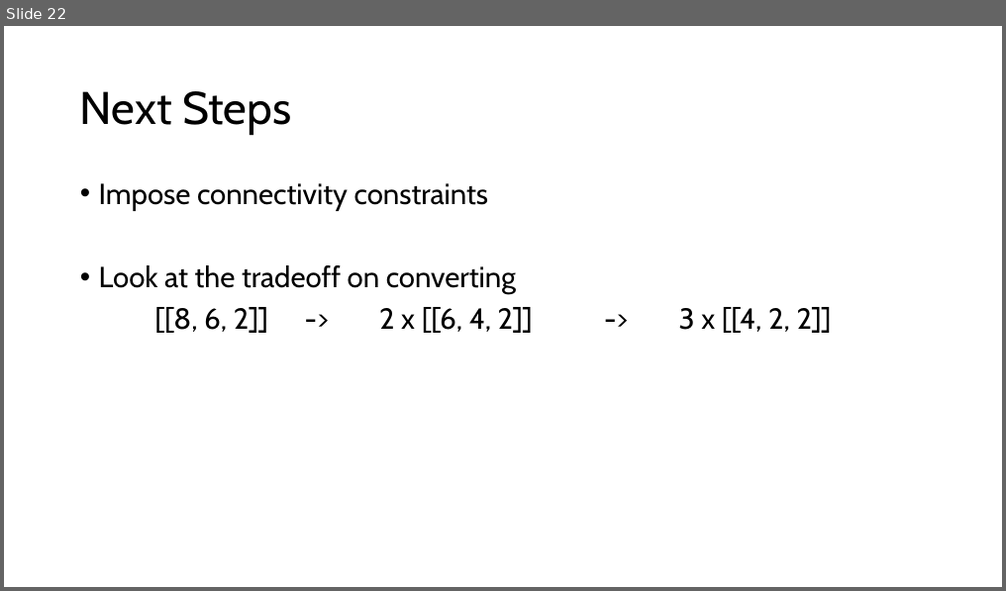
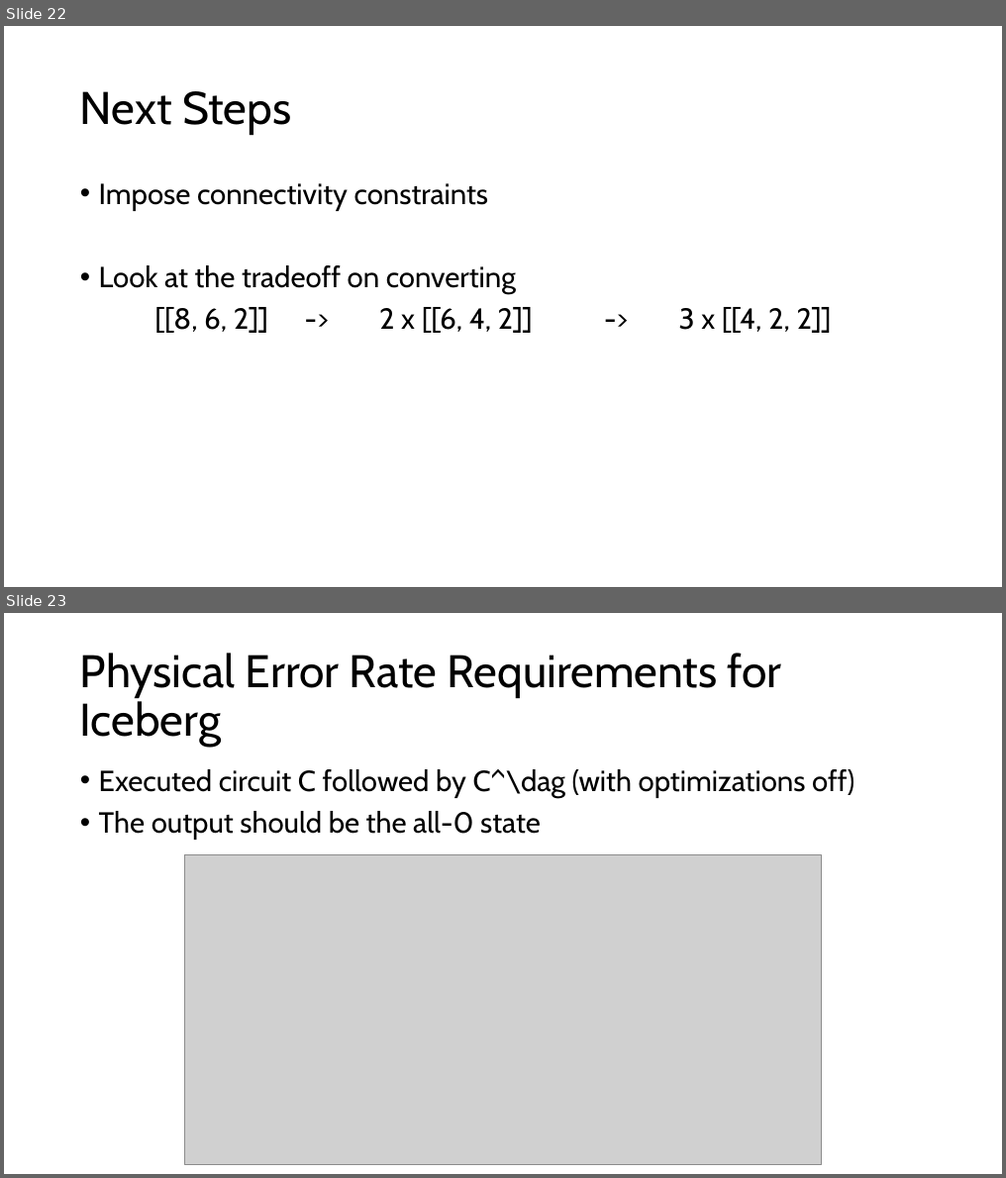
Before and after one commit to Baker-Group-UT/iceberg-compiler, a slide deck: direction.pptx. Shown one above the other, each under a label of ours: slide 22 before the commit, slides 22 and 23 after it. The pictures are 1006x591 and 1006x1178 pixels, drawn with LibreOffice and Linux fonts; fonts in the diff are those of the drawing; grey boxes stand for pictures. Boxes give left, top, right and bottom in pixels: in the first picture for what was removed or moved away, otherwise in the second. Text is boxed around its words. In the diff, an @@ line names an element or a change of style, - is before the commit and + after.

```diff
--- a/direction.pptx
+++ b/direction.pptx
@@ slide 23 added at <box>4,613,1002,1174</box>, background #FFFFFF @@
@@ title added at <box>80,653,782,747</box>, 44 pt, text #000000 @@
+Physical Error Rate Requirements for Iceberg
@@ text added at <box>99,769,854,840</box>, 28 pt, text #000000 @@
+• Executed circuit C followed by C^\dag (with optimizations off)
+• The output should be the all-0 state
@@ picture added at <box>185,855,822,1164</box> @@
```
Also in this commit, not shown: 4 other slides added, 2 other files.
